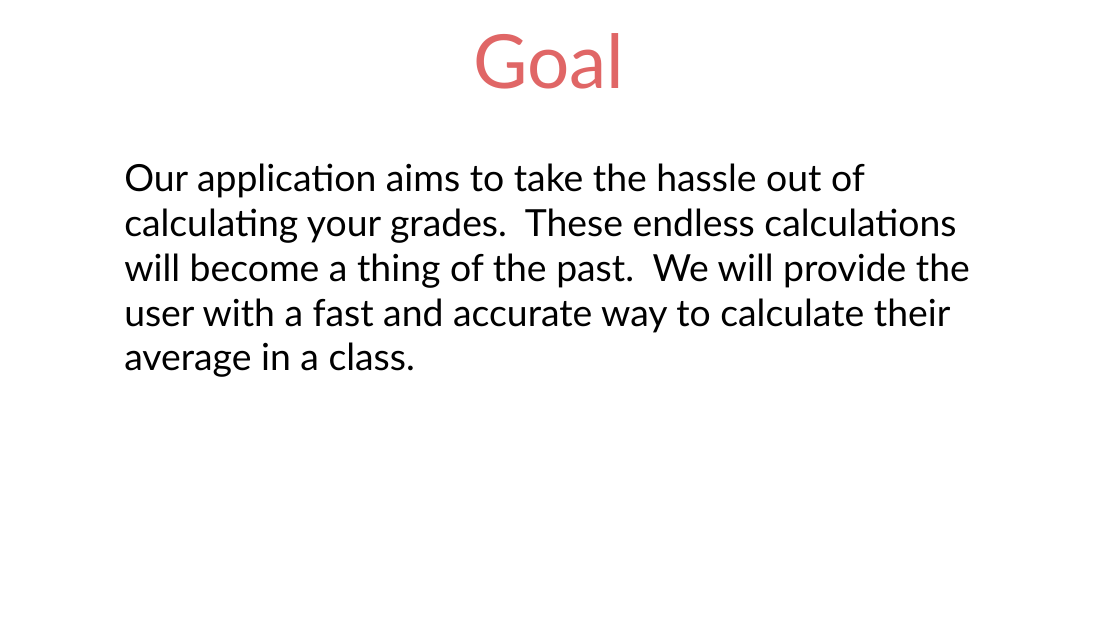
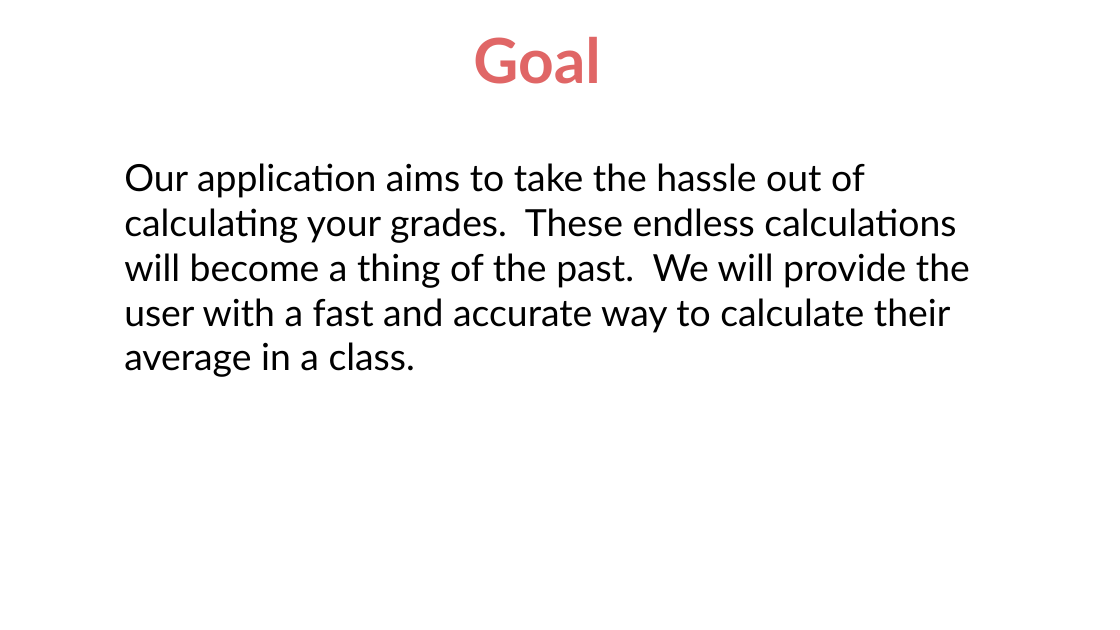
Before and after one commit to amdonham/DropGrade, a slide deck: slide 3 of Documents/Design Presentation.pptx. Drawn at 1120x630 pixels with LibreOffice and Linux fonts; fonts in the diff are those of the drawing. Boxes give left, top, right and bottom in pixels: in the first picture for what was removed or moved away, otherwise in the second. Text is boxed around its words. In the diff, an @@ line names an element or a change of style, - is before the commit and + after.

```diff
--- a/Documents/Design Presentation.pptx
+++ b/Documents/Design Presentation.pptx
@@ title "Goal" at [473, 37, 600, 84]: size 48 to 40 pt, bold on @@
```
Also in this commit, not shown: 4 other slides changed.
